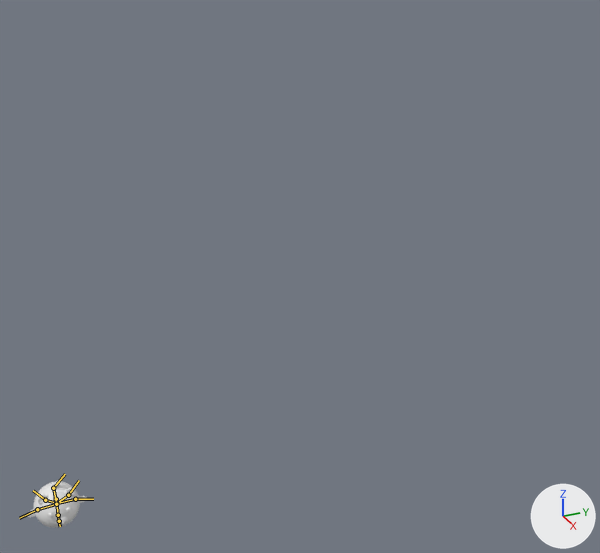
The FBX model FYP/Assets/3D model/Animo/Bear/Bear+Chick.fbx as it was, and as the next commit left it.
One viewpoint serves both versions: a 50 mm camera at (15.75, -13.54, 3.29) aimed at (0.06, -6.48, -4.56). The lights are fixed; the arrows at lower right show +X, +Y and +Z. Both versions are drawn at frame 1 of the action 'Armature.033|Cylinder.020Action'; the numbers are the values there. The bones that bend it are drawn over the model as lines.

The first picture shows 'Body.025', 'Ear.021', 'Eye.024', 'Hand.025', 'Mouth.Part.007', 'Sphere.006'.
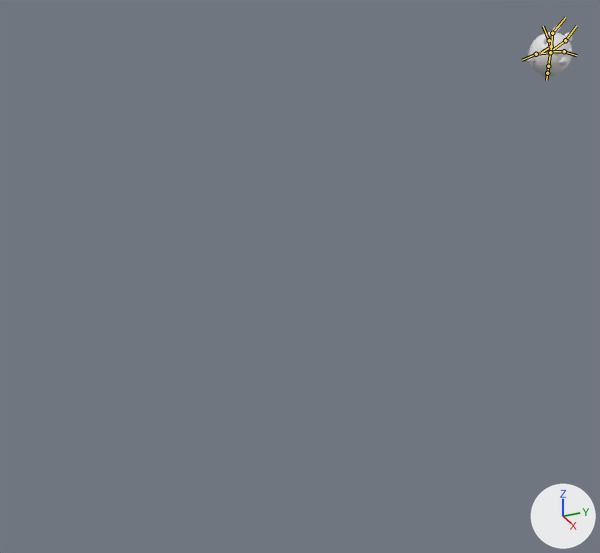
The edits, one by one:
Object 'Armature.033' (bone_rig_object) moves from (0.208, -12.417, -8.871) to (0.0, 0.0, 0.0).

Changed parts and their boxes (x1, y1, x2, y2) in the pictures (600 x 553 px):
'Body.025', posed (17% taller)
    before: (34, 481, 80, 528)
    after: (527, 25, 573, 80)
'Ear.021', no longer drawn
    before: (38, 487, 76, 504)
'Hand.025', no longer drawn
    before: (27, 496, 87, 517)
'Mouth.Part.007', no longer drawn
    before: (56, 517, 68, 525)
'Eye.024', no longer drawn
    before: (48, 507, 71, 517)
'Sphere.006', no longer drawn
    before: (52, 481, 61, 488)
